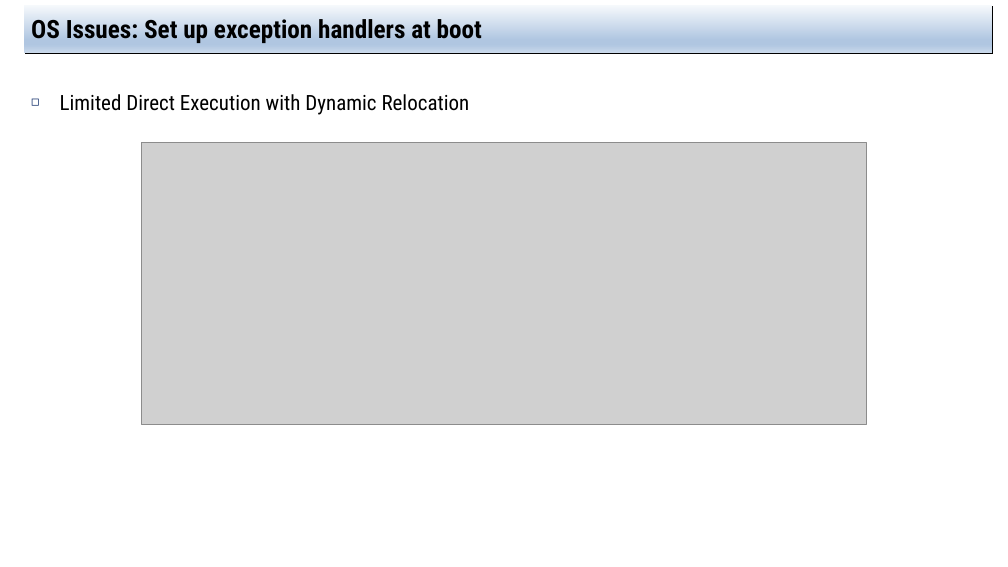
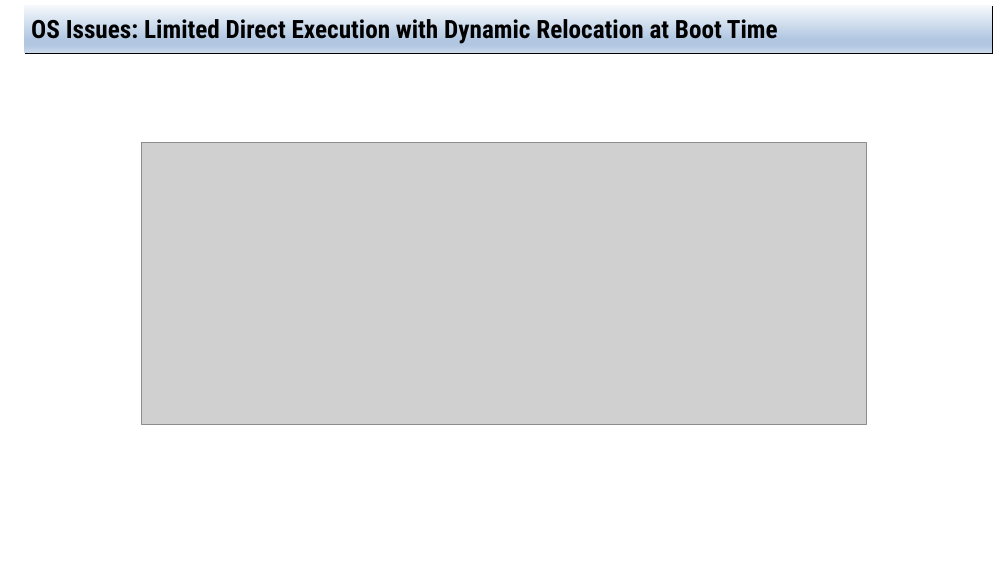
Before and after one commit to jachermocilla/extra-course-materials, a slide deck: slide 22 of cmsc125/ostep/slides/01.Virtualization/15.Address_Translation.pptx. Drawn at 1008x567 pixels with LibreOffice and Linux fonts; fonts in the diff are those of the drawing; grey boxes stand for pictures. Boxes give left, top, right and bottom in pixels: in the first picture for what was removed or moved away, otherwise in the second. Text is boxed around its words. In the diff, an @@ line names an element or a change of style, - is before the commit and + after.

```diff
--- a/cmsc125/ostep/slides/01.Virtualization/15.Address_Translation.pptx
+++ b/cmsc125/ostep/slides/01.Virtualization/15.Address_Translation.pptx
@@ title at (31, 15, 778, 44): text changed @@
-OS Issues: Set up exception handlers at boot
+OS Issues: Limited Direct Execution with Dynamic Relocation at Boot Time
@@ text removed at (60, 94, 470, 115) @@
-◻ Limited Direct Execution with Dynamic Relocation
```
Also in this commit, not shown: 2 other slides changed, 2 slides added, 3 other files.
